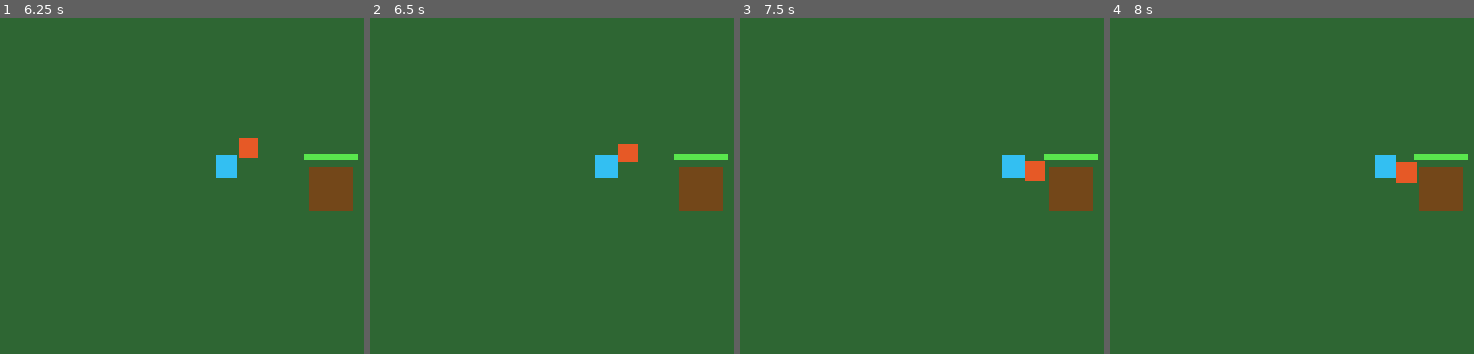
Above: before the commit, frames 1-4 (left to right).
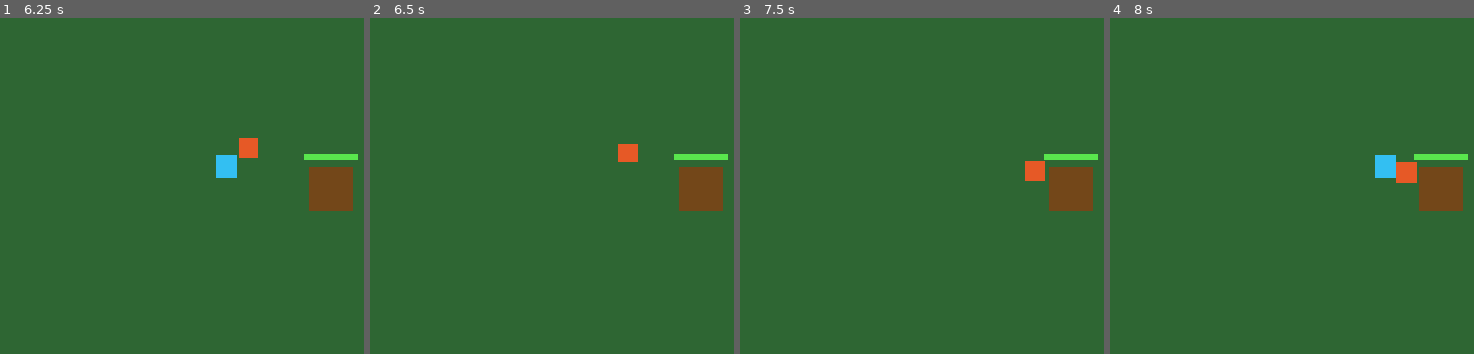
Above: after the commit, the same moments.

Repository: elian-sss/sentinela
Game: Godot game, scene res://cenas/arena/Arena.tscn
Same seed, same stepped clock (60 frames per second), same inputs: the game is played once before the commit and once after it.
Inputs (mouse positions are in pixels of both pictures, inside the frame that each line leads up to):
- Up to frame 1 (6.25 s): tap Enter at 0.5 s; move the mouse to (291, 280) at 0.52 s; hold W (mover_cima) 0.53-2.03 s; click (291, 280) at 0.6 s; tap Space (dash) at 0.8, 1.25, 1.35, 2.3, 2.85, 3.8, 4.35, 5.3, 5.85 s; move the mouse to (outside the picture) at 1.27 s; click (outside the picture) at 1.55 s; move the mouse to (91, 122) at 2.02 s; hold A (mover_esquerda) 2.03-3.53 s; click (91, 122) at 2.1 s; move the mouse to (outside the picture) at 2.77 s; click (outside the picture) at 3.05 s; move the mouse to (211, 75) at 3.52 s; hold S (mover_baixo) 3.53-4.28 s; click (211, 75) at 3.6 s; move the mouse to (outside the picture) at 4.27 s; hold D (mover_direita) 4.28-5.03 s; click (outside the picture) at 4.55 s; move the mouse to (171, 212) at 5.02 s; hold W (mover_cima) 5.03-5.78 s; click (171, 212) at 5.1 s; move the mouse to (outside the picture) at 5.77 s; hold D (mover_direita) from 5.78 s (still down); click (outside the picture) at 6.05 s
- Up to frame 2 (6.5 s): keep holding D (mover_direita)
- Up to frame 3 (7.5 s): keep holding D (mover_direita); move the mouse to (1031, 280) at 6.52 s; click (1031, 280) at 6.6 s; tap Space (dash) at 6.8, 7.35 s; move the mouse to (outside the picture) at 7.27 s
- Up to frame 4 (8 s): keep holding D (mover_direita); click (outside the picture) at 7.55 s

Frame 1 is identical in both runs. In frame 2, 0.4% of the frame differs, in the area x 61-69%, y 40-48%; in frame 3, 0.4%; in frame 4, nothing differs.

Commit message:
Adiciona vida ao herói, dano dos inimigos e derrota pelo GerenteDoJogo

Diff:
--- a/cenas/arena/Arena.tscn
+++ b/cenas/arena/Arena.tscn
@@ -1,8 +1,9 @@
-[gd_scene load_steps=4 format=3]
+[gd_scene load_steps=5 format=3]
 
 [ext_resource type="PackedScene" path="res://cenas/heroi/Heroi.tscn" id="1_heroi"]
 [ext_resource type="PackedScene" path="res://cenas/arvore/Arvore.tscn" id="2_arvore"]
 [ext_resource type="PackedScene" path="res://cenas/inimigo/Inimigo.tscn" id="3_inimigo"]
+[ext_resource type="Script" path="res://cenas/jogo/gerente_do_jogo.gd" id="4_gerente"]
 
 [node name="Arena" type="Node2D"]
 
@@ -20,3 +21,8 @@
 
 [node name="Inimigo" parent="." instance=ExtResource("3_inimigo")]
 position = Vector2(120, 100)
+
+[node name="GerenteDoJogo" type="Node" parent="." node_paths=PackedStringArray("arvore", "heroi")]
+script = ExtResource("4_gerente")
+arvore = NodePath("../Arvore")
+heroi = NodePath("../Heroi")
--- a/cenas/heroi/Heroi.tscn
+++ b/cenas/heroi/Heroi.tscn
@@ -5,7 +5,7 @@
 [sub_resource type="RectangleShape2D" id="RectangleShape2D_heroi"]
 size = Vector2(32, 32)
 
-[node name="Heroi" type="CharacterBody2D"]
+[node name="Heroi" type="CharacterBody2D" groups=["heroi"]]
 motion_mode = 1
 script = ExtResource("1_heroi")
 
--- a/cenas/heroi/heroi.gd
+++ b/cenas/heroi/heroi.gd
@@ -1,5 +1,9 @@
+class_name Heroi
 extends CharacterBody2D
-## Herói guardião da floresta: movimento em 8 direções, dash e ataque corpo a corpo.
+## Herói guardião da floresta: movimento em 8 direções, dash, ataque corpo a corpo e vida.
+
+signal vida_alterada(atual: int, maxima: int)
+signal morreu
 
 const CENA_GOLPE: PackedScene = preload("res://cenas/heroi/Golpe.tscn")
 
@@ -10,17 +14,26 @@
 @export var dano_ataque: int = 10
 @export var cooldown_ataque: float = 0.3
 @export var distancia_golpe: float = 34.0
+@export var vida_maxima: int = 100
+@export var vida_atual: int = 100:
+	set = _definir_vida
+@export var duracao_invencibilidade: float = 0.8
+@export var intervalo_piscar: float = 0.1
 
 var _direcao_olhar: Vector2 = Vector2.RIGHT
 var _direcao_dash: Vector2 = Vector2.ZERO
 var _tempo_dash_restante: float = 0.0
 var _tempo_cooldown_restante: float = 0.0
 var _tempo_cooldown_ataque: float = 0.0
+var _tempo_invencivel: float = 0.0
+
+@onready var _visual: ColorRect = $Visual
 
 
 func _physics_process(delta: float) -> void:
 	_tempo_cooldown_restante = maxf(_tempo_cooldown_restante - delta, 0.0)
 	_tempo_cooldown_ataque = maxf(_tempo_cooldown_ataque - delta, 0.0)
+	_atualizar_invencibilidade(delta)
 
 	var direcao: Vector2 = Input.get_vector("mover_esquerda", "mover_direita", "mover_cima", "mover_baixo")
 	if direcao != Vector2.ZERO:
@@ -70,3 +83,44 @@
 	if Input.is_mouse_button_pressed(MOUSE_BUTTON_LEFT):
 		return global_position.direction_to(get_global_mouse_position())
 	return _direcao_olhar
+
+
+func receber_dano(valor: int) -> void:
+	if esta_invencivel() or esta_morto():
+		return
+	vida_atual -= valor
+	_tempo_invencivel = duracao_invencibilidade
+
+
+func curar(valor: int) -> void:
+	if esta_morto():
+		return
+	vida_atual += valor
+
+
+func esta_invencivel() -> bool:
+	return _tempo_invencivel > 0.0
+
+
+func esta_morto() -> bool:
+	return vida_atual <= 0
+
+
+func _definir_vida(valor: int) -> void:
+	var anterior: int = vida_atual
+	vida_atual = clampi(valor, 0, vida_maxima)
+	if vida_atual == anterior:
+		return
+	vida_alterada.emit(vida_atual, vida_maxima)
+	if vida_atual == 0:
+		morreu.emit()
+
+
+## Conta o tempo de invencibilidade e faz o visual piscar enquanto ela dura.
+func _atualizar_invencibilidade(delta: float) -> void:
+	_tempo_invencivel = maxf(_tempo_invencivel - delta, 0.0)
+	if esta_invencivel():
+		var fase: int = int(_tempo_invencivel / intervalo_piscar)
+		_visual.visible = fase % 2 == 0
+	else:
+		_visual.visible = true
--- a/cenas/inimigo/inimigo.gd
+++ b/cenas/inimigo/inimigo.gd
@@ -11,17 +11,25 @@
 @export var dano: int = 5
 @export var intervalo_ataque: float = 1.0
 @export var alcance_ataque: float = 56.0
+@export var dano_heroi: int = 10
+@export var raio_dano_heroi: float = 40.0
+@export var intervalo_dano_heroi: float = 1.0
 
 var _arvore: Arvore
+var _heroi: Heroi
 var _tempo_ate_ataque: float = 0.0
+var _tempo_ate_dano_heroi: float = 0.0
 
 
 func _ready() -> void:
 	_arvore = get_tree().get_first_node_in_group("arvore")
+	_heroi = get_tree().get_first_node_in_group("heroi")
 	_tempo_ate_ataque = intervalo_ataque
 
 
 func _physics_process(delta: float) -> void:
+	_atacar_heroi_se_perto(delta)
+
 	if _arvore == null or _arvore.esta_destruida():
 		velocity = Vector2.ZERO
 		return
@@ -45,6 +53,16 @@
 		_tempo_ate_ataque = intervalo_ataque
 
 
+## Enquanto o herói estiver dentro do raio, causa dano a cada intervalo.
+func _atacar_heroi_se_perto(delta: float) -> void:
+	_tempo_ate_dano_heroi = maxf(_tempo_ate_dano_heroi - delta, 0.0)
+	if _heroi == null or _tempo_ate_dano_heroi > 0.0:
+		return
+	if global_position.distance_to(_heroi.global_position) <= raio_dano_heroi:
+		_heroi.receber_dano(dano_heroi)
+		_tempo_ate_dano_heroi = intervalo_dano_heroi
+
+
 func _definir_vida(valor: int) -> void:
 	vida = maxi(valor, 0)
 	if vida == 0 and is_inside_tree() and not is_queued_for_deletion():
--- /dev/null
+++ b/cenas/jogo/gerente_do_jogo.gd
@@ -0,0 +1,28 @@
+class_name GerenteDoJogo
+extends Node
+## Escuta a árvore e o herói e decide quando a partida termina.
+
+signal derrota
+
+@export var arvore: Arvore
+@export var heroi: Heroi
+
+var _partida_encerrada: bool = false
+
+
+func _ready() -> void:
+	arvore.destruida.connect(_perder)
+	heroi.morreu.connect(_perder)
+	derrota.connect(_reiniciar)
+
+
+func _perder() -> void:
+	if _partida_encerrada:
+		return
+	_partida_encerrada = true
+	derrota.emit()
+
+
+## Provisório: até existir a tela de derrota, só recarrega a cena.
+func _reiniciar() -> void:
+	get_tree().reload_current_scene.call_deferred()
Not shown, added: cenas/jogo/gerente_do_jogo.gd.uid
